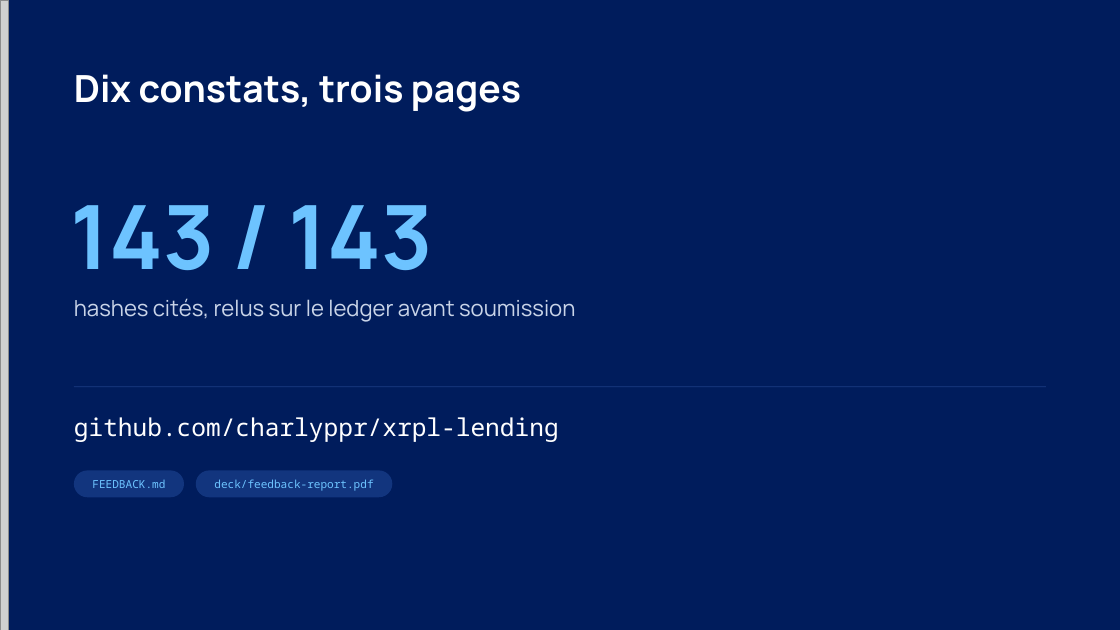
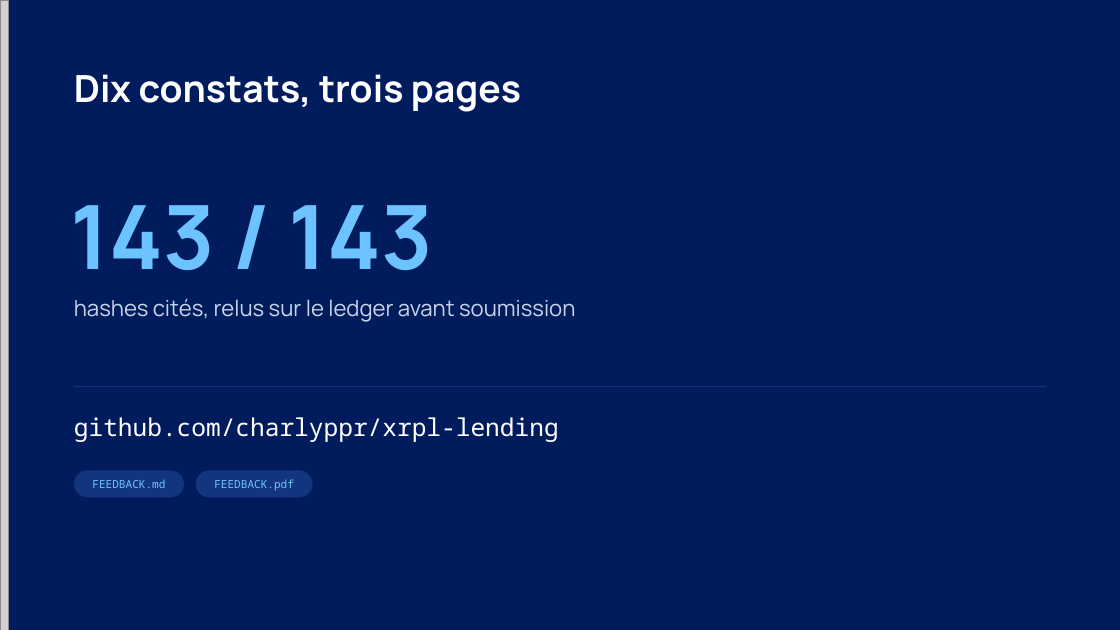
Before and after one commit to charlyppr/exit-lane-xrpl, a slide deck: slide 10 of deck/exit-lane.pptx (slide 9 before the commit). Drawn at 1120x630 pixels with LibreOffice and Linux fonts; fonts in the diff are those of the drawing; grey boxes stand for pictures. Boxes give left, top, right and bottom in pixels: in the first picture for what was removed or moved away, otherwise in the second. Text is boxed around its words. In the diff, an @@ line names an element or a change of style, - is before the commit and + after.

```diff
--- a/deck/exit-lane.pptx
+++ b/deck/exit-lane.pptx
@@ rounded rectangle: place and size @@
-rounded rectangle at (196,471,392,497)
+rounded rectangle at (196,471,313,497)
@@ text at (214,479,294,491): text changed @@
-deck/feedback-report.pdf
+FEEDBACK.pdf
```
Also in this commit, not shown: 3 other slides changed, 1 slide added, 3 other files.
